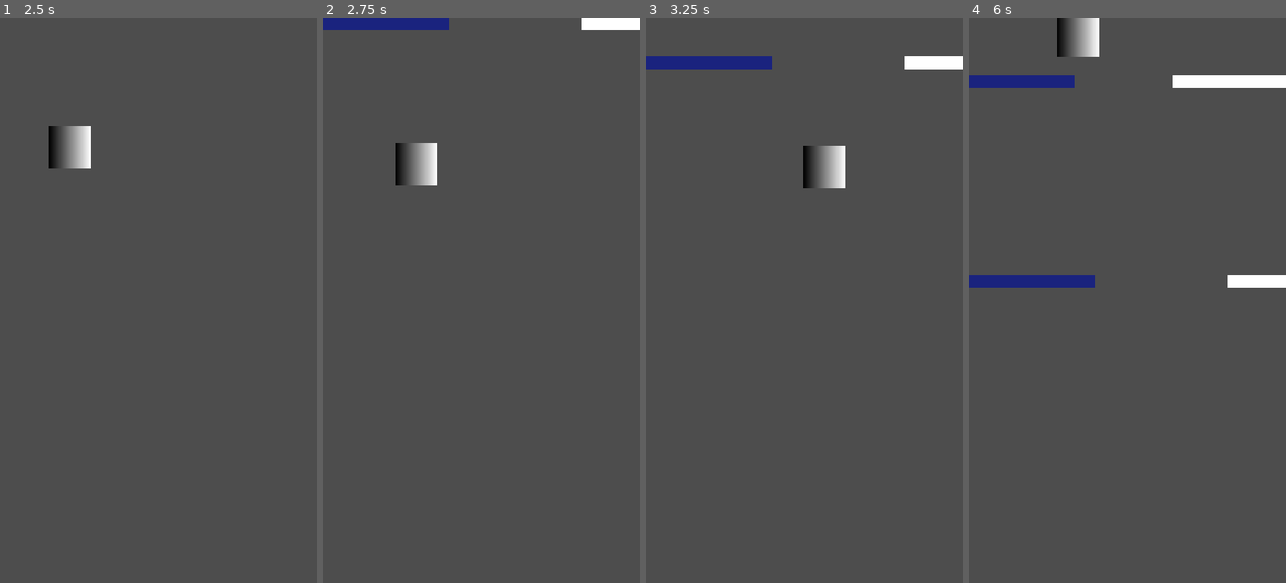
Above: before the commit, frames 1-4 (left to right).
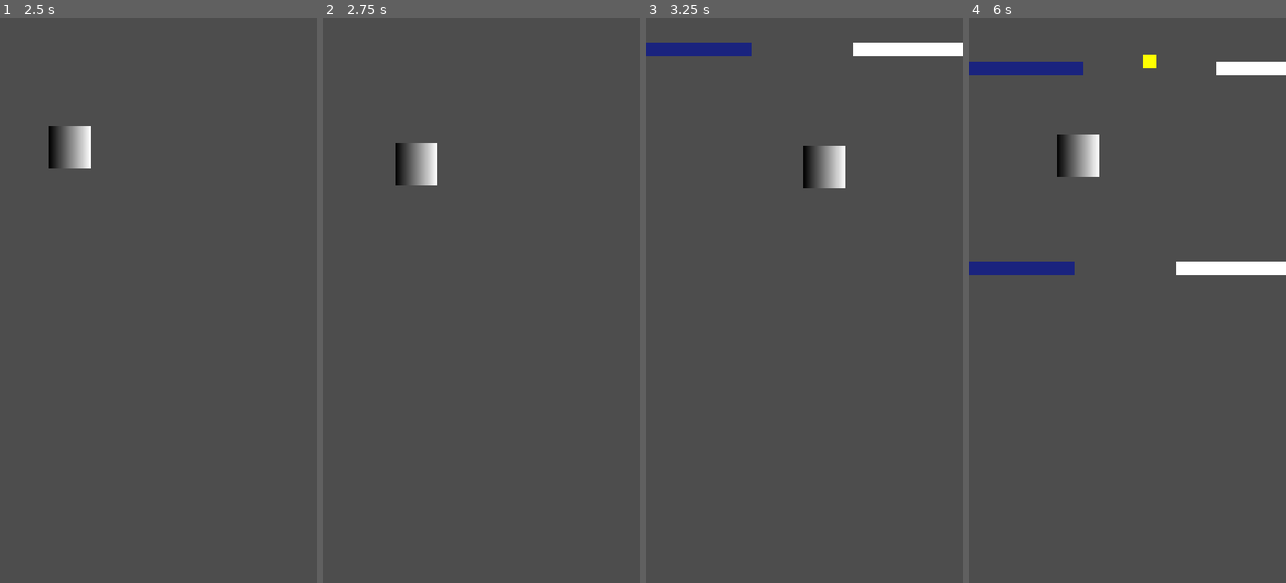
Above: after the commit, the same moments.

Repository: MichelineWL/jelly-rise
Game: Godot game, scene res://main.tscn
The game is run twice, just before and just after one commit, with the same random seed, the same clock (stepped at 60 frames per second) and the same inputs.
Inputs:
- Up to frame 1 (2.5 s): tap Space (jump) at 0.77, 1.52 s
- Up to frame 2 (2.75 s): no input
- Up to frame 3 (3.25 s): tap Space (jump) at 3.02 s
- Up to frame 4 (6 s): tap Space (jump) at 3.77, 4.52 s

Frame 1 is identical in both runs. In frame 2, 1.2% of the frame differs, in the area x 0-100%, y 0-3%; in frame 3, 3.0%; in frame 4, 7.5%, in the area x 0-100%, y 0-48%.

Commit message:
fix: modified spawner so the stamina bubble will appear randomly between obstacle

Diff:
--- a/platform_spawner.gd
+++ b/platform_spawner.gd
@@ -1,44 +1,34 @@
 extends Node2D
 
-# Scene platform yang akan di-spawn
 const PLATFORM_SCENE = preload("res://platform.tscn")
+const STAMINA_SCENE = preload("res://stamina_bubble.tscn") # Load item baru
 
-# Timing spawn
-var spawn_interval := 2.5      # detik antar platform
+var spawn_interval := 2.5
 var spawn_timer := 0.0
-
-# Kesulitan
-var hole_width := 200.0        # lebar celah (makin kecil = makin susah)
-var platform_speed := 120.0    # kecepatan platform turun
-var difficulty_timer := 0.0
+var platform_speed := 120.0
+var hole_width := 200.0
 
 func _process(delta):
 	spawn_timer += delta
-	difficulty_timer += delta
-
-	# Naikkan kesulitan tiap 10 detik
-	if difficulty_timer >= 10.0:
-		difficulty_timer = 0.0
-		spawn_interval = max(1.2, spawn_interval - 0.2)
-		hole_width = max(130.0, hole_width - 10.0)
-		platform_speed = min(220.0, platform_speed + 10.0)
-		print("Difficulty up! Interval:", spawn_interval, " Hole:", hole_width)
-
-	# Spawn platform
 	if spawn_timer >= spawn_interval:
 		spawn_timer = 0.0
-		_spawn_platform()
+		_spawn_wave()
 
-func _spawn_platform():
-	var plat = PLATFORM_SCENE.instantiate()
-
-	# Posisi hole: random, tapi jaga jarak dari tepi minimal 60px
+func _spawn_wave():
+	# 1. Tentukan posisi hole
 	var margin = 60.0
 	var hole_center = randf_range(margin + hole_width/2, 480.0 - margin - hole_width/2)
 
+	# 2. Spawn Platform
+	var plat = PLATFORM_SCENE.instantiate()
 	plat.move_speed = platform_speed
-	plat.position = Vector2(0, -30)   # spawn di atas layar
-
-	# Tambahkan ke scene tree DULU, baru panggil setup
+	plat.position = Vector2(0, -50)
 	get_parent().add_child(plat)
 	plat.setup(hole_center, hole_width)
+
+	# 3. Spawn Stamina Bubble (Peluang 50% muncul di tengah hole)
+	if randf() > 0.5:
+		var bubble = STAMINA_SCENE.instantiate()
+		bubble.move_speed = platform_speed
+		bubble.position = Vector2(hole_center, -50) # Pas di tengah celah
+		get_parent().add_child(bubble)
